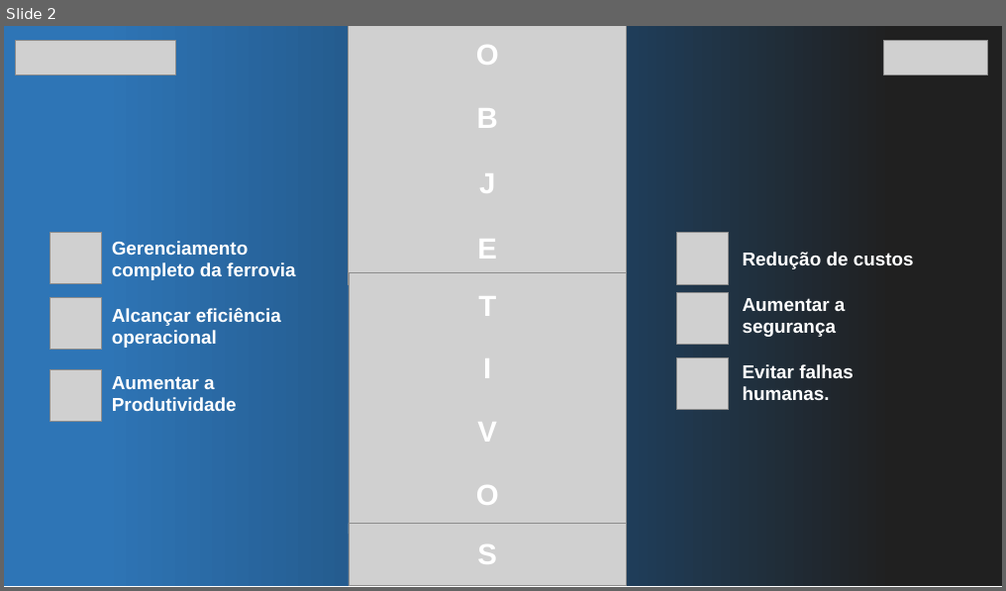
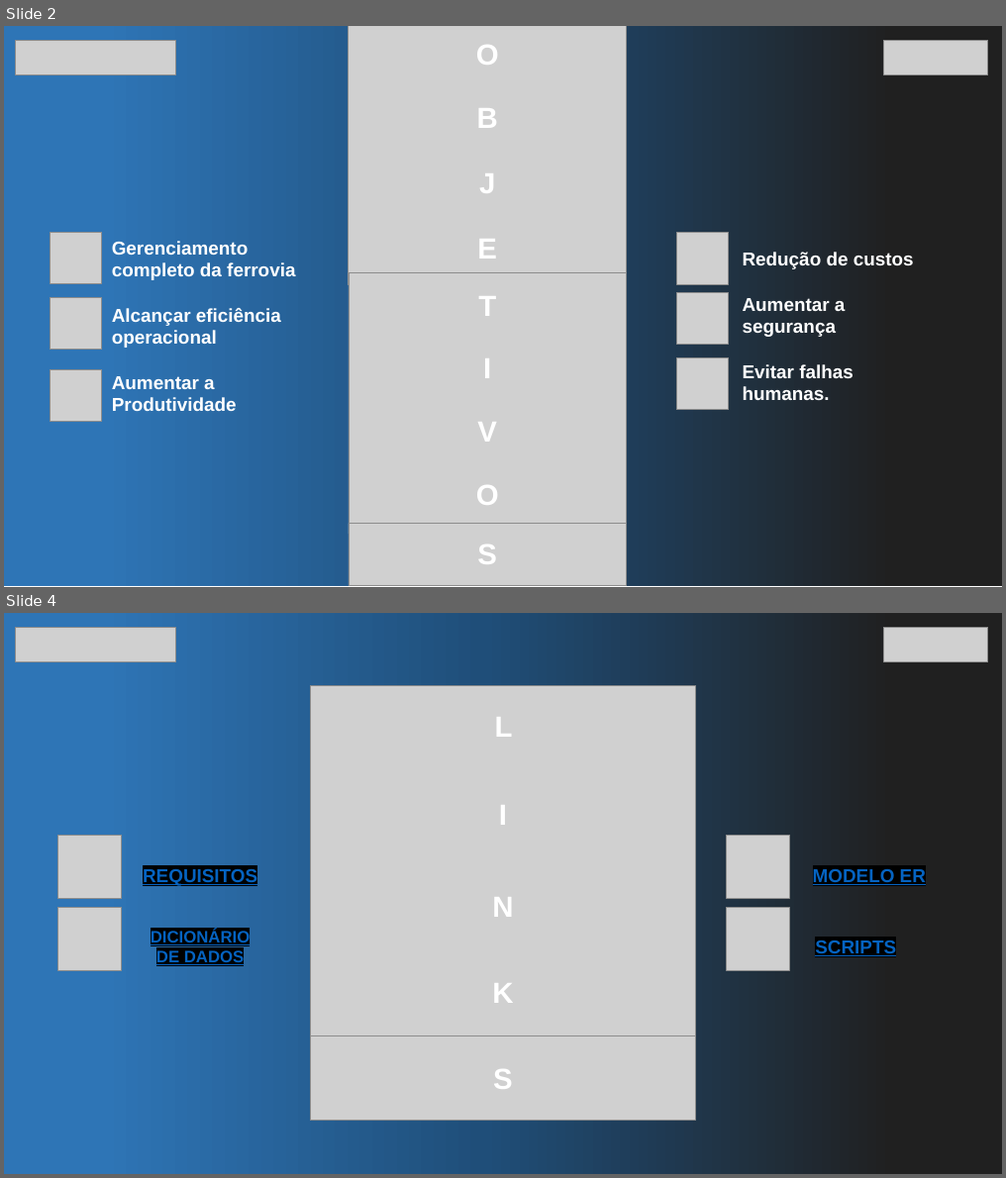
Before and after one commit to joaopaludo/RailWise, a slide deck: docs/Apresentação.pptx. Shown one above the other, each under a label of ours: slide 2 before the commit, slides 2 and 4 after it; the slides between them are not shown. The pictures are 1006x591 and 1006x1178 pixels, drawn with LibreOffice and Linux fonts; fonts in the diff are those of the drawing; grey boxes stand for pictures. Boxes give left, top, right and bottom in pixels: in the first picture for what was removed or moved away, otherwise in the second. Text is boxed around its words. In the diff, an @@ line names an element or a change of style, - is before the commit and + after.

```diff
--- a/docs/Apresentação.pptx
+++ b/docs/Apresentação.pptx
@@ slide 4 added at box(4, 613, 1002, 1174), background #FFFFFF @@
@@ rectangle added at box(4, 613, 1002, 1174), fill gradient #2E75B6 to #1F4E79 to #202020 @@
@@ picture added at box(15, 627, 175, 663) @@
@@ picture added at box(884, 627, 988, 663) @@
@@ picture added at box(310, 685, 696, 1048) @@
@@ text added at box(495, 717, 513, 737), 28 pt, text #FFFFFF, bold @@
+L
@@ text added at box(499, 805, 507, 825), 28 pt, text #FFFFFF, bold @@
+I
@@ picture added at box(57, 836, 121, 898) @@
@@ picture added at box(727, 836, 789, 898) @@
@@ text added at box(143, 869, 257, 886), 18 pt, text #0563C1, bold, underline @@
+REQUISITOS
@@ text added at box(813, 869, 926, 885), 18 pt, text #0563C1, bold, underline @@
+MODELO ER
@@ picture added at box(57, 907, 121, 970) @@
@@ text added at box(492, 897, 513, 917), 28 pt, text #FFFFFF, bold @@
+N
@@ picture added at box(727, 907, 789, 970) @@
@@ text added at box(151, 929, 250, 965), 16 pt, text #0563C1, bold, underline @@
+DICIONÁRIO DE DADOS
@@ text added at box(815, 941, 896, 957), 18 pt, text #0563C1, bold, underline @@
+SCRIPTS
@@ text added at box(492, 983, 513, 1003), 28 pt, text #FFFFFF, bold @@
+K
@@ picture added at box(310, 1036, 696, 1121) @@
@@ text added at box(493, 1069, 513, 1089), 28 pt, text #FFFFFF, bold @@
+S
```
Also in this commit, not shown: 1 slide changed, 1 other slide added, 2 slides removed.
